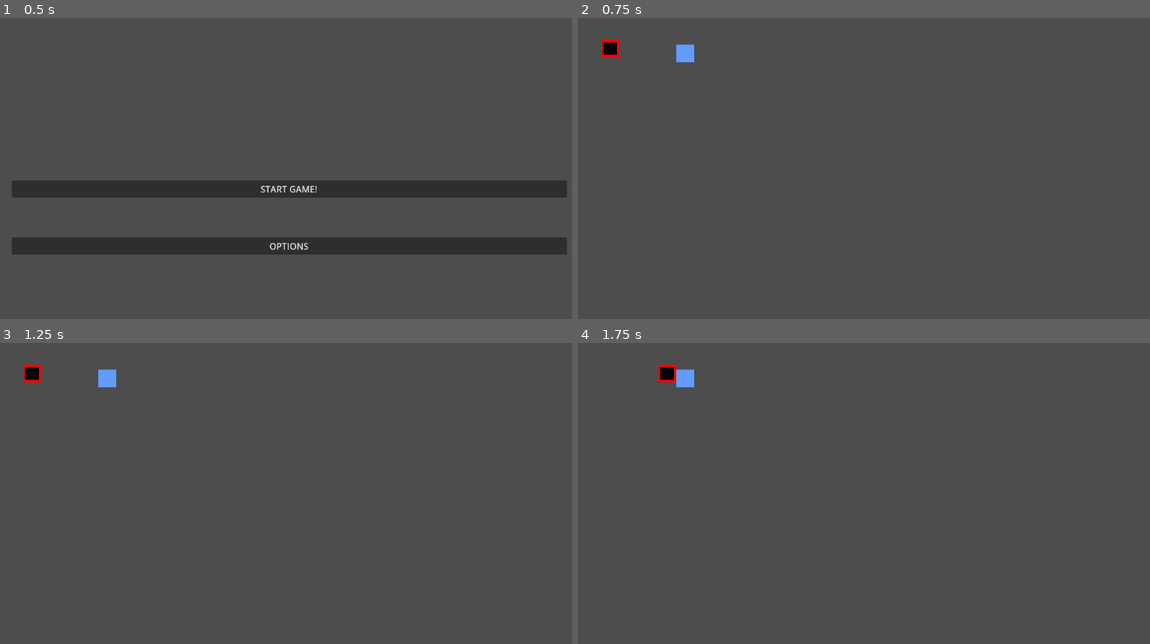
Above: before the commit, frames 1-4 (two rows, left to right).
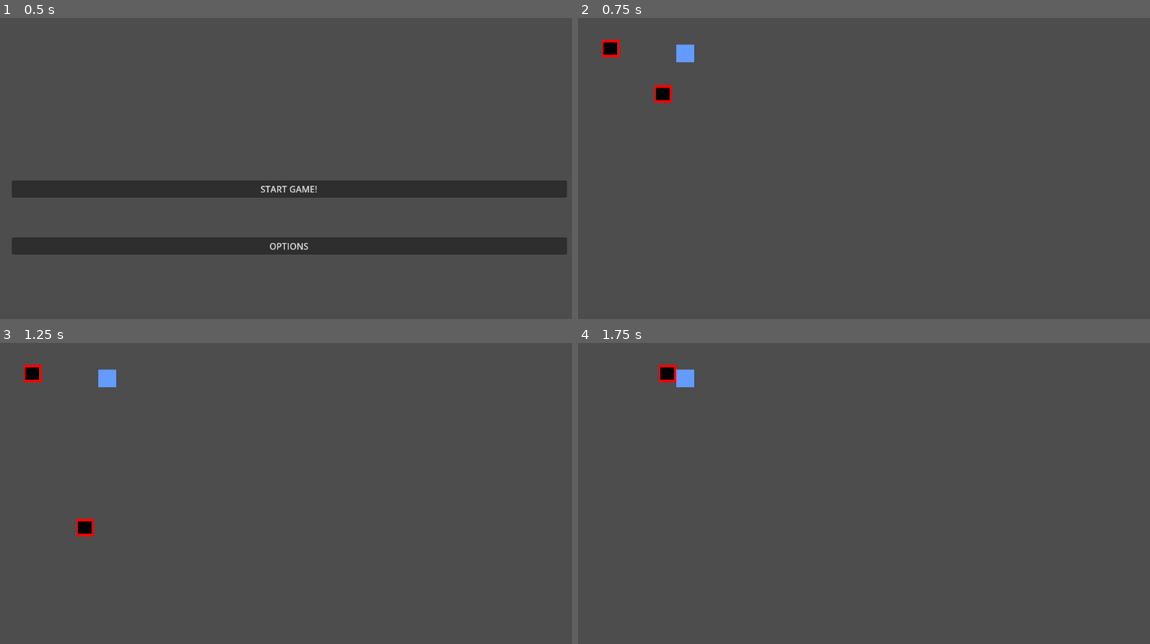
Above: after the commit, the same moments.

Repository: Pi-pol/Tachyon-race
Game: Godot game, scene res://Scenes/MainMenu.tscn
Two runs of this game, one before a commit and one after it. Both use one fixed random seed, a clock stepped at 60 frames per second and the inputs below.
Inputs (mouse positions are in pixels of both pictures, inside the frame that each line leads up to):
- Up to frame 1 (0.5 s): no input
- Up to frame 2 (0.75 s): click "START GAME!" at 0.5 s
- Up to frame 3 (1.25 s): no input
- Up to frame 4 (1.75 s): move the mouse to (1001, 523) at 1.27 s; hold Right (ui_right) from 1.28 s (still down); click (1001, 523) at 1.42 s

Frame 1 is identical in both runs. In frame 2, 0.2% of the frame differs, in the area x 13-17%, y 22-29%; in frame 3, 0.2%; in frame 4, nothing differs.

Commit message:
updates people updates

Diff:
--- /dev/null
+++ b/Scenes/1stlevel.gdshader
@@ -0,0 +1,14 @@
+shader_type canvas_item;
+
+void vertex() {
+	// Called for every vertex the material is visible on.
+}
+
+void fragment() {
+	// Called for every pixel the material is visible on.
+}
+
+//void light() {
+	// Called for every pixel for every light affecting the CanvasItem.
+	// Uncomment to replace the default light processing function with this one.
+//}
--- a/Scenes/1stlevel.tscn
+++ b/Scenes/1stlevel.tscn
@@ -1,10 +1,18 @@
-[gd_scene load_steps=4 format=3 uid="uid://oo0vn7fcpglf"]
+[gd_scene load_steps=8 format=3 uid="uid://oo0vn7fcpglf"]
 
-[ext_resource type="PackedScene" path="res://Scenes/player.tscn" id="1_y7u1b"]
+[ext_resource type="PackedScene" uid="uid://dtk3e2suufm0m" path="res://Scenes/player.tscn" id="1_y7u1b"]
 [ext_resource type="Texture2D" uid="uid://dpb31771lqv1" path="res://sth.png" id="2_40tig"]
+[ext_resource type="Texture2D" uid="uid://begckgk320i22" path="res://character.png" id="2_xif6h"]
+[ext_resource type="Shader" path="res://Scenes/1stlevel.gdshader" id="3_41vm3"]
 
 [sub_resource type="RectangleShape2D" id="RectangleShape2D_60p0f"]
 size = Vector2(32, 32)
+
+[sub_resource type="ShaderMaterial" id="ShaderMaterial_h14jk"]
+shader = ExtResource("3_41vm3")
+
+[sub_resource type="RectangleShape2D" id="RectangleShape2D_0cajd"]
+size = Vector2(1, 1)
 
 [node name="1Stlevel" type="Node2D"]
 
@@ -28,3 +36,16 @@
 [node name="Sprite2D" type="Sprite2D" parent="jakiśKamień"]
 position = Vector2(212, 64)
 texture = ExtResource("2_40tig")
+
+[node name="RigidBody2D" type="RigidBody2D" parent="."]
+material = SubResource("ShaderMaterial_h14jk")
+position = Vector2(172, 125)
+
+[node name="Sprite2D" type="Sprite2D" parent="RigidBody2D"]
+material = SubResource("ShaderMaterial_h14jk")
+texture = ExtResource("2_xif6h")
+
+[node name="CollisionShape2D" type="CollisionShape2D" parent="RigidBody2D"]
+material = SubResource("ShaderMaterial_h14jk")
+scale = Vector2(32, 32)
+shape = SubResource("RectangleShape2D_0cajd")
--- a/Scripts/Player.gd
+++ b/Scripts/Player.gd
@@ -15,3 +15,13 @@
 	else:
 		velocity = velocity.move_toward(Vector2.ZERO,FRICTION*delta)
 	move_and_slide()
+
+func _check_pushables(motion: Vector2) -> void:
+	if abs(motion.x) + abs(motion.y) > 1:
+		return
+	var box := get_slide_collision(0)
+	if box:
+		pass
+
+func _check_buttonables(motion: Vector2) -> void:
+	pass
--- /dev/null
+++ b/Scripts/PushBox.gd
@@ -0,0 +1,11 @@
+extends Node
+
+
+# Called when the node enters the scene tree for the first time.
+func _ready():
+	pass # Replace with function body.
+
+
+# Called every frame. 'delta' is the elapsed time since the previous frame.
+func _process(delta):
+	pass
Not shown: 1 places in Scenes/player.tscn that only renumber resources
